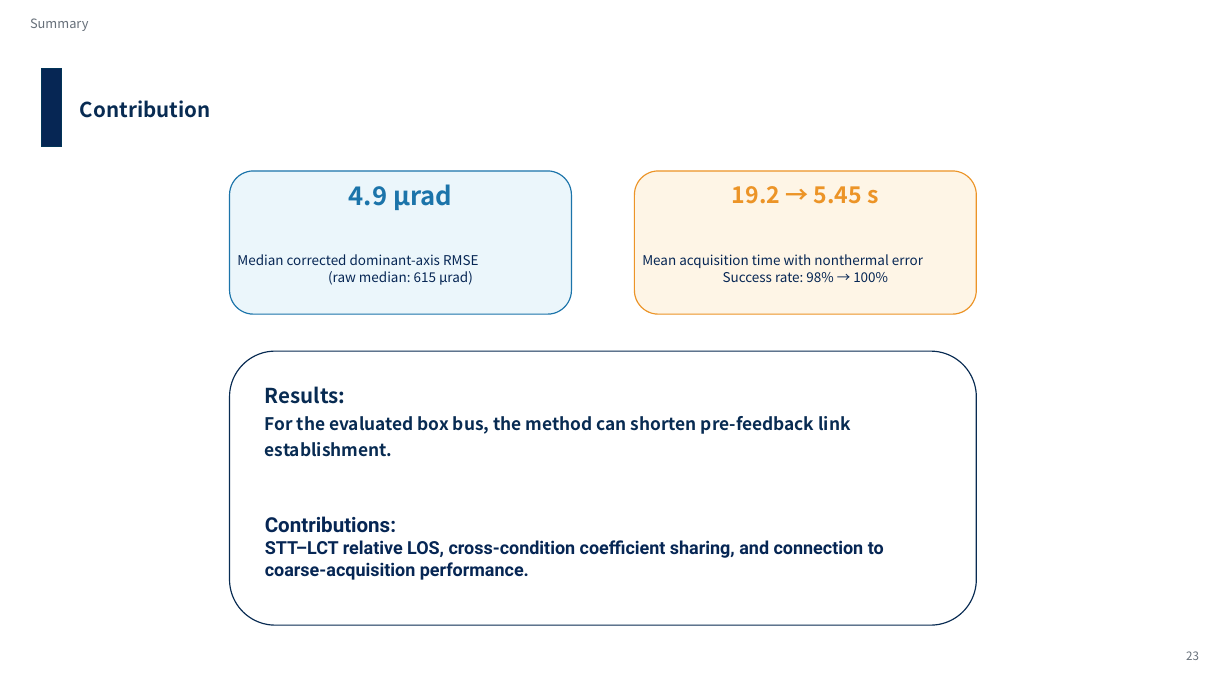
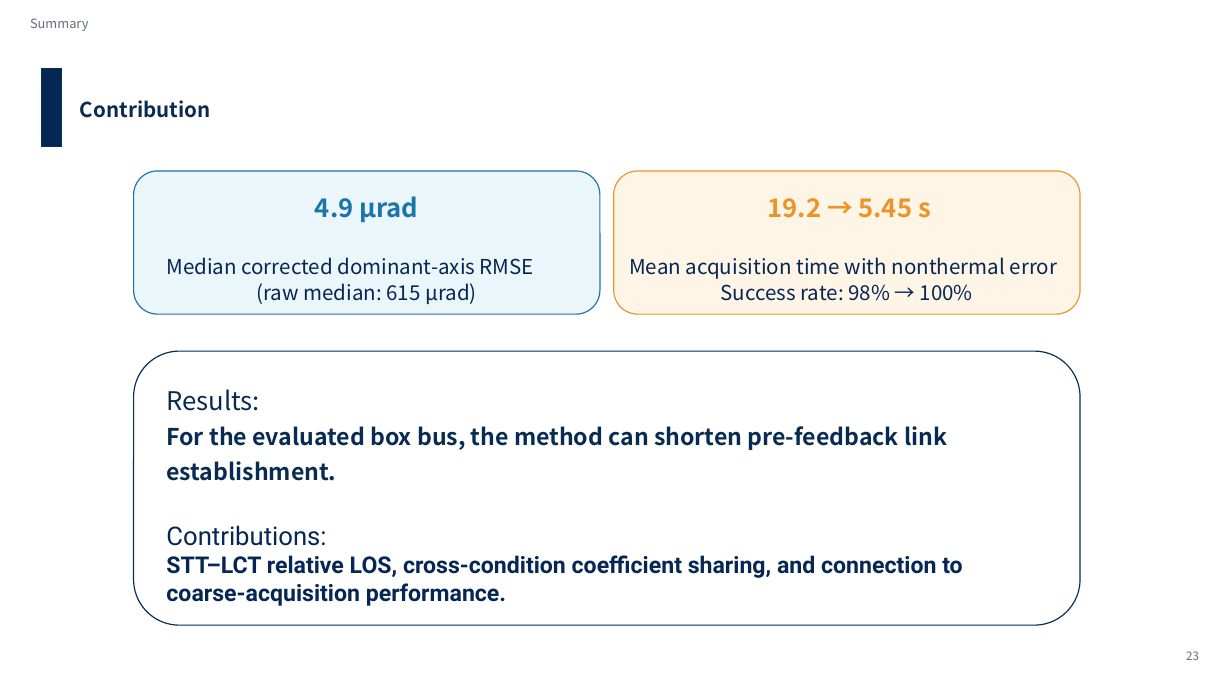
Before and after one commit to Hideki-1029/thermal-deformation-optcomm, a slide deck: slide 27 of papers/ICSO/slides/en_ICSO2026_slides_takamoto.pptx. Drawn at 1232x693 pixels with LibreOffice and Linux fonts; fonts in the diff are those of the drawing; background and template pictures are left out. Boxes give left, top, right and bottom in pixels: in the first picture for what was removed or moved away, otherwise in the second. Text is boxed around its words. In the diff, an @@ line names an element or a change of style, - is before the commit and + after.

```diff
--- a/papers/ICSO/slides/en_ICSO2026_slides_takamoto.pptx
+++ b/papers/ICSO/slides/en_ICSO2026_slides_takamoto.pptx
@@ rounded rectangle: place and size @@
-rounded rectangle at (230, 171, 572, 314)
+rounded rectangle at (134, 171, 600, 314)
@@ rounded rectangle: place and size @@
-rounded rectangle at (634, 171, 976, 314)
+rounded rectangle at (614, 171, 1080, 314)
@@ text "4.9 µrad": place and size @@
-text "4.9 µrad" at (349, 184, 452, 210)
+text "4.9 µrad" at (315, 196, 418, 222)
@@ text "19.2 → 5.45 s": place and size @@
-text "19.2 → 5.45 s" at (732, 186, 878, 204)
+text "19.2 → 5.45 s" at (767, 198, 931, 218)
@@ text "19.2 → 5.45 s" at (767, 198, 931, 218): size 36 to 40 pt @@
@@ text "Median corrected dominant-axis RMSE (raw ...": place and size @@
-text "Median corrected dominant-axis RMSE (raw ..." at (237, 254, 478, 285)
+text "Median corrected dominant-axis RMSE (raw ..." at (166, 257, 534, 304)
@@ text "Median corrected dominant-axis RMSE (raw ..." at (166, 257, 534, 304): size 21 to 32 pt @@
@@ text "Mean acquisition time with nonthermal ..." at (629, 257, 1058, 301): size 21 to 32 pt @@
@@ text "Mean acquisition time with nonthermal ...": place and size @@
-text "Mean acquisition time with nonthermal ..." at (642, 254, 923, 282)
+text "Mean acquisition time with nonthermal ..." at (629, 257, 1058, 301)
@@ rounded rectangle: place and size @@
-rounded rectangle at (230, 351, 976, 625)
+rounded rectangle at (134, 351, 1080, 625)
@@ text "Results:": place and size @@
-text "Results:" at (265, 386, 884, 580)
+text "Results:" at (166, 389, 963, 606)
@@ text "Results:" at (166, 389, 963, 606): size 32 to 40 pt, bold off in "Results:", "Contributions:"; size 27 to 36 pt in "For the evaluated box bus, the method ..."; size 28 to 36 pt in "STT–LCT relative LOS, cross-condition coefficient sharing, a ..." @@
```
Also in this commit, not shown: 14 other slides changed, 1 other file.
